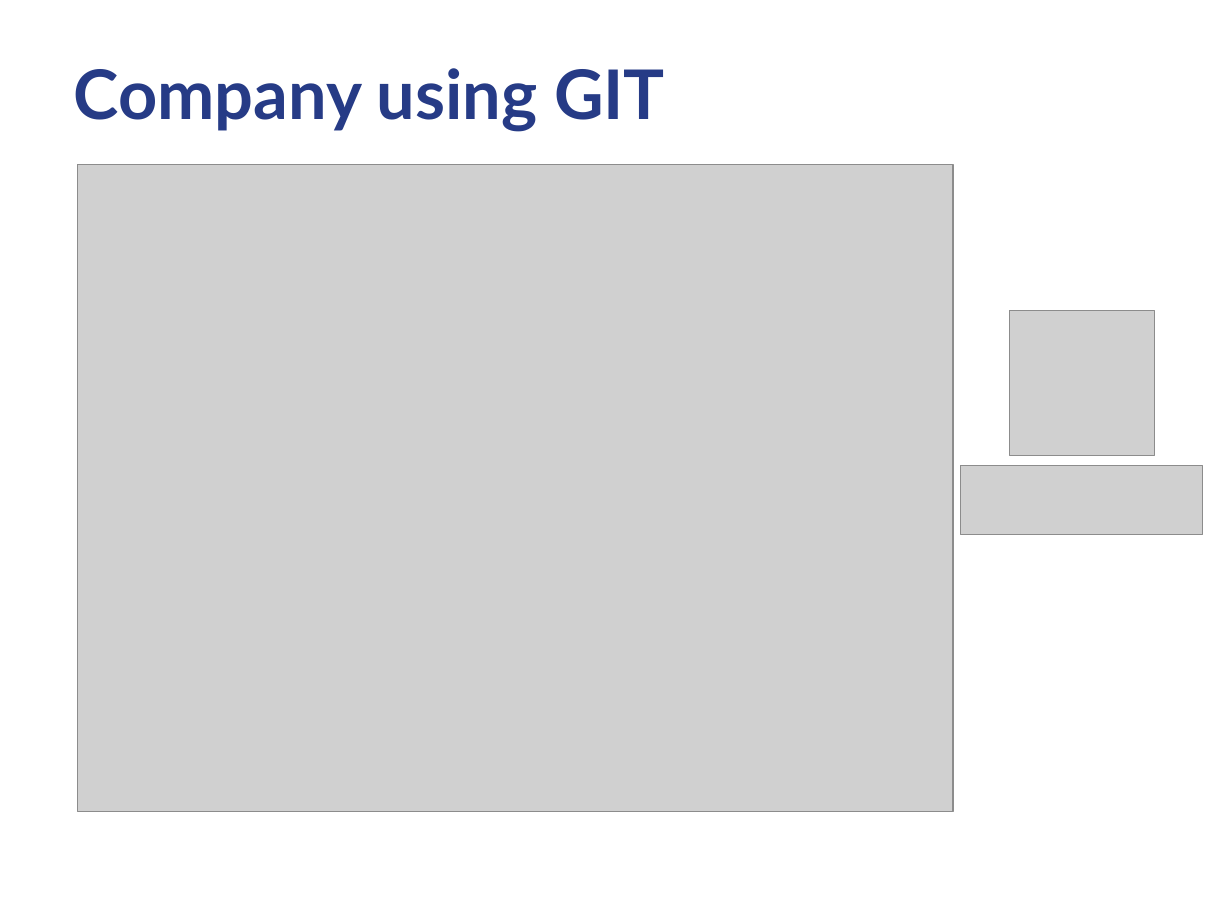
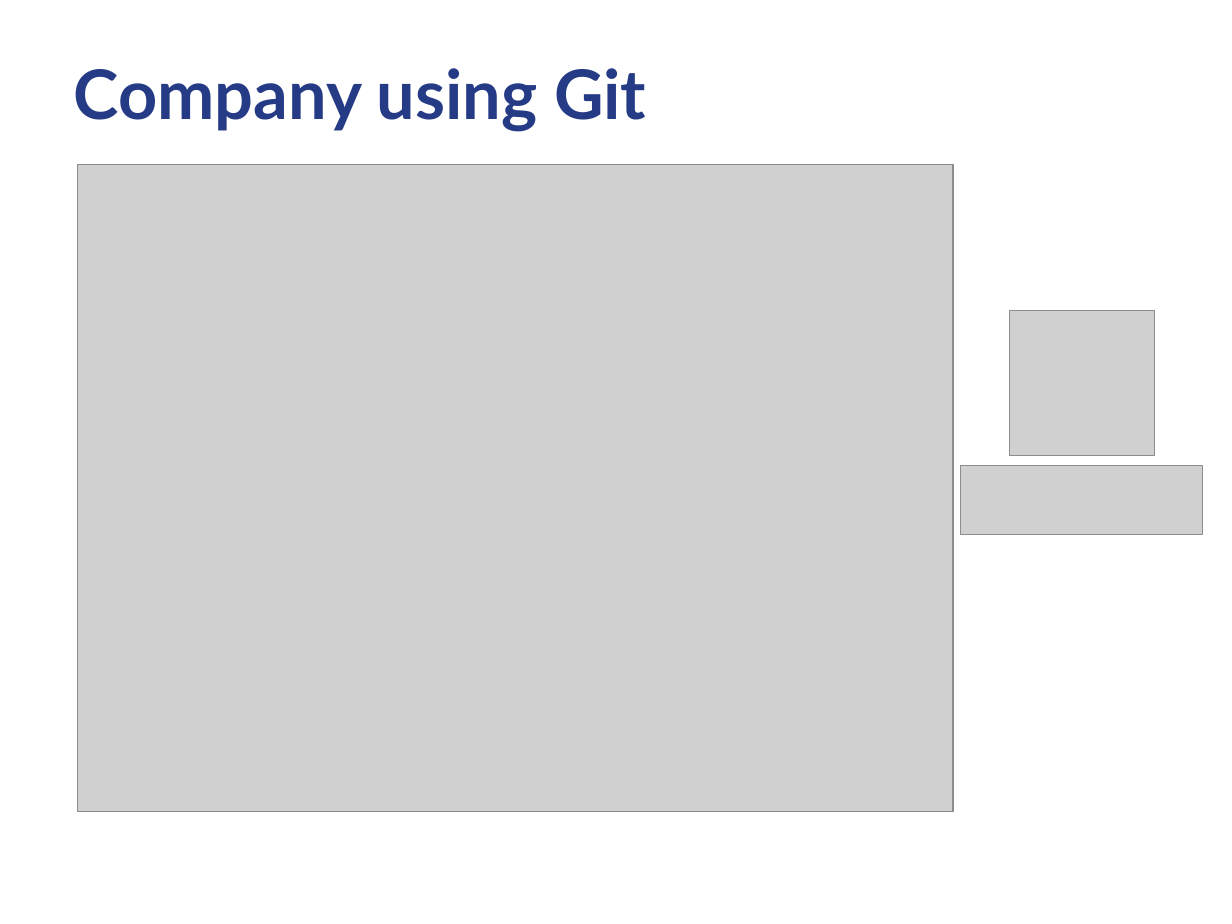
Before and after one commit to criluc/mini-git-tutorial, a slide deck: slide 3 of miniGitTutorial-12-2012.odp. Drawn at 1232x924 pixels with LibreOffice and Linux fonts; fonts in the diff are those of the drawing; grey boxes stand for pictures; background and template pictures are left out. Boxes give left, top, right and bottom in pixels: in the first picture for what was removed or moved away, otherwise in the second. Text is boxed around its words. In the diff, an @@ line names an element or a change of style, - is before the commit and + after.

```diff
--- a/miniGitTutorial-12-2012.odp
+++ b/miniGitTutorial-12-2012.odp
@@ title at bbox=[74, 68, 646, 132]: text changed @@
-Company using GIT
+Company using Git
```
Also in this commit, not shown: 4 other slides changed, 20 slides added.
